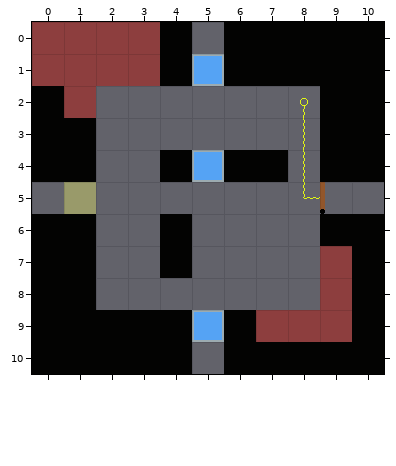
An edit to a level. Tiled map (JSON), Assets/Level_Editor/TileMap/Room_1.tmj. Above: the version before the commit.
Cells are 32x32 px. Shown: x 0..10, y 0..10.
And afterwards:
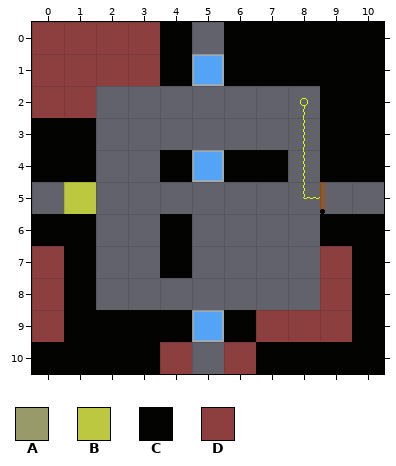
Key: from "tileSet": A 12, B 32, C 33, D 34.
_ is an empty cell, . an unchanged one.
What changed:
--- layer "Blocks"
@@ x 0..0 @@
- 2 C
+ 2 D
@@ x 1..1 @@
- 5 A
+ 5 B
@@ x 0..6 @@
- 7 C......
- 8 C......
- 9 C......
-10 ....C.C
+ 7 D......
+ 8 D......
+ 9 D......
+10 ....D.D
Where, in picture pixels (left, top, right, bottom), the same in both pictures:
changed: (32, 86, 64, 118)
changed: (64, 182, 96, 214)
changed: (32, 246, 64, 342)
changed: (160, 342, 192, 374)
changed: (224, 342, 256, 374)
